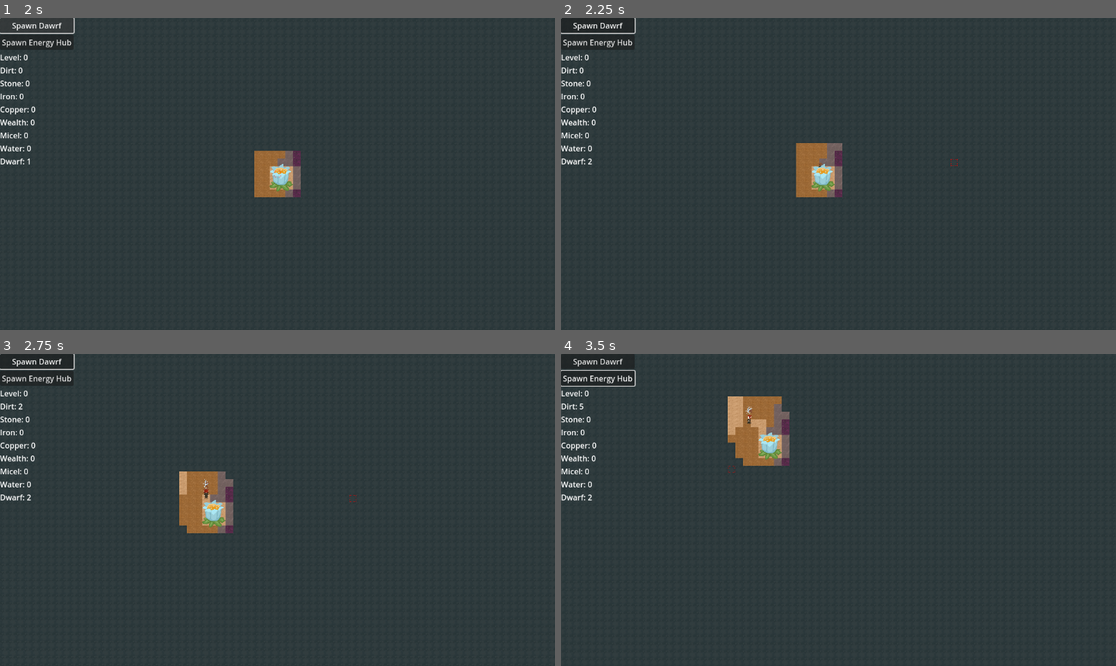
Above: before the commit, frames 1-4 (two rows, left to right).
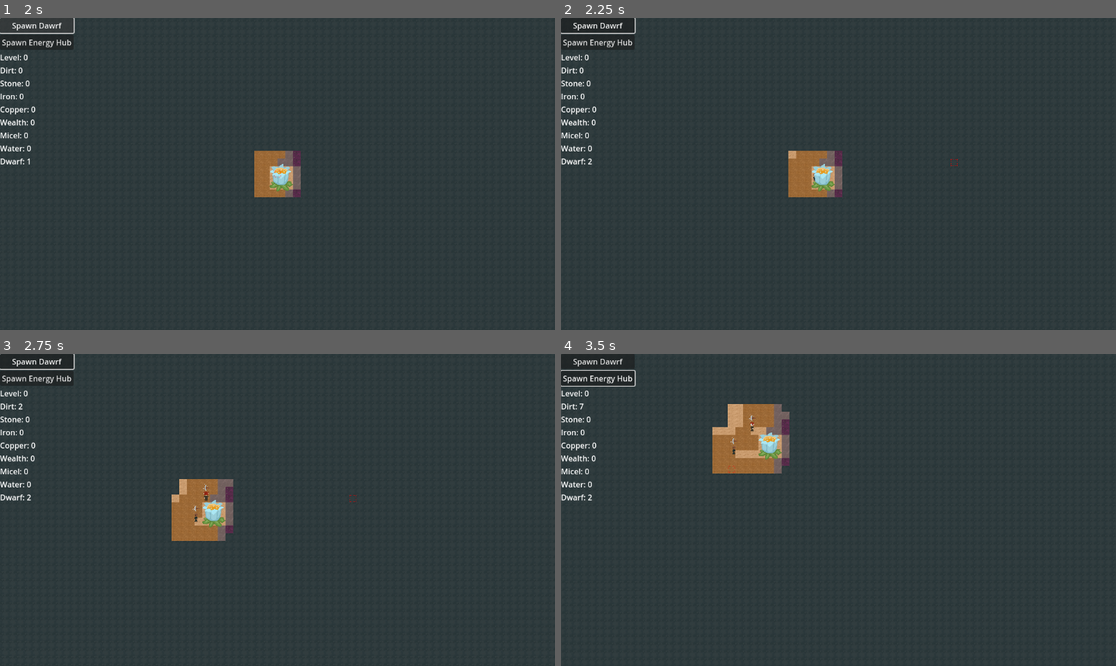
Above: after the commit, the same moments.

Repository: themoonforge/evergrove
Game: Godot game, scene res://world.tscn
Same seed, same stepped clock (60 frames per second), same inputs: the game is played once before the commit and once after it.
Inputs (mouse positions are in pixels of both pictures, inside the frame that each line leads up to):
- Up to frame 1 (2 s): click "Spawn Energy Hub" at 0.5 s; click "Spawn Dawrf" at 1.25 s
- Up to frame 2 (2.25 s): tap Enter at 2 s; move the mouse to (960, 158) at 2.02 s; hold Right (ui_right) from 2.03 s (still down); tap G at 2.1 s; click (960, 158) at 2.17 s
- Up to frame 3 (2.75 s): keep holding Right (ui_right)
- Up to frame 4 (3.5 s): move the mouse to (727, 525) at 2.77 s; release Right (ui_right) at 2.78 s; hold Down (ui_down) from 2.78 s (still down); tap Q at 2.85 s

Frame 1 is identical in both runs. In frame 2, 0.4% of the frame differs, in the area x 40-51%, y 40-58%; in frame 3, 0.8%; in frame 4, 1.3%, in the area x 3-40%, y 13-39%.
Error in both runs: Trying to assign value of type 'Nil' to a variable of type 'Vector2'. (res://world.gd:256)

Commit message:
feat(AI): awareness of energy hubs
Also includes refactoring from `Vector3` to `Location` data structure

Diff:
--- a/evergrove/AI/agent.gd
+++ b/evergrove/AI/agent.gd
@@ -43,14 +43,14 @@
 	return true
 
 func _on_ai_tick():
-	print(str(self.name) + " received AI tick event")
+	#print(str(self.name) + " received AI tick event")
 	if energy > 0:
 		energy -= 1
 	print(str(self.name) + " energy is now " + str(energy))
 	if energy <= 30 and not recharge_energy_queued:
 		print(str(self.name) + " has low energy, queueing sleep task")
 		# TODO: get closest free bed position from hivemind
-		var task:Task = Task.create(ai_globals.TASK_TYPE.SLEEP, "Sleep to recharge energy", 0, Vector3.ZERO)
+		var task:Task = Task.create(ai_globals.TASK_TYPE.SLEEP, "Sleep to recharge energy", 0, ai_globals.hivemind.get_nearest_energy_hub_location(ai_globals.Location.create(Vector2i(self.get_parent().current_position.x,self.get_parent().current_position.y), self.get_parent().current_level)))
 		# TODO: check if task queue is full, if yes send last task back to hivemind and add new sleep task
 		if tasks.size() == MAX_TASKS:
 			ai_globals.hivemind.add_task(tasks.pop_back())
@@ -69,7 +69,7 @@
 			ai_globals.hivemind.add_task(tasks.pop_front())
 		# add sleep task in case we somehow skipped the low energy threshold trigger which normally creates it
 		if not recharge_energy_queued:
-			self.tasks.append(Task.create(ai_globals.TASK_TYPE.SLEEP, "Sleep to recharge energy", 0, Vector3.ZERO))
+			self.tasks.append(Task.create(ai_globals.TASK_TYPE.SLEEP, "Sleep to recharge energy", 0, ai_globals.hivemind.get_nearest_energy_hub_location(ai_globals.Location.create(Vector2i(self.get_parent().current_position.x,self.get_parent().current_position.y), self.get_parent().current_level))))
 			recharge_energy_queued = true
 			if registered_as_taskless:
 				ai_globals.AGENT_NO_LONGER_TASKLESS.emit(self)
@@ -86,9 +86,8 @@
 	match tasks.front().type:
 		ai_globals.TASK_TYPE.MOVE_TO:
 			# TODO: do not use Vec3 distance or +- 1 layer might falsely trigger target reached
-			print("Distance to target "+str(Vector3(self.get_parent().current_position.x, self.get_parent().current_position.y, self.get_parent().current_level).distance_to(tasks.front().location)))
-			if Vector3(self.get_parent().current_position.x, self.get_parent().current_position.y, self.get_parent().current_level).distance_to(tasks.front().location) > 1.0 and not working_on_task:
-				self.get_parent().walk_to(Vector2(tasks.front().location.x, tasks.front().location.y), tasks.front().location.z)
+			if Vector3(self.get_parent().current_position.x, self.get_parent().current_position.y, self.get_parent().current_level).distance_to(Vector3(tasks.front().location.coordinates.x, tasks.front().location.coordinates.y, tasks.front().location.layer)) > 1.0 and not working_on_task:
+				self.get_parent().walk_to(Vector2(tasks.front().location.coordinates.x, tasks.front().location.coordinates.y), tasks.front().location.layer)
 				print("Agent "+str(self)+" moving to task location "+str(tasks.front().location))
 				working_on_task = true
 			else:
@@ -96,8 +95,8 @@
 				print("Agent "+str(self)+" reached task location")
 				working_on_task = false
 		ai_globals.TASK_TYPE.SLEEP:
-			if Vector3(self.get_parent().current_position.x, self.get_parent().current_position.y, self.get_parent().current_level).distance_to(tasks.front().location) > 1.0 and not working_on_task:
-				self.get_parent().walk_to(Vector2(tasks.front().location.x, tasks.front().location.y), tasks.front().location.z)
+			if Vector3(self.get_parent().current_position.x, self.get_parent().current_position.y, self.get_parent().current_level).distance_to(Vector3(tasks.front().location.coordinates.x, tasks.front().location.coordinates.y, tasks.front().location.layer)) > 1.0 and not working_on_task:
+				self.get_parent().walk_to(Vector2(tasks.front().location.coordinates.x, tasks.front().location.coordinates.y), tasks.front().location.layer)
 				print("Agent "+str(self)+" moving to task location "+str(tasks.front().location))
 				working_on_task = true
 			else:
--- a/evergrove/AI/ai_globals.gd
+++ b/evergrove/AI/ai_globals.gd
@@ -11,7 +11,7 @@
 signal PROCESS_TICK()
 signal AGENT_WITHOUT_TASK(agent:Agent)
 signal AGENT_NO_LONGER_TASKLESS(agent:Agent)
-#signal ENERGY_HUB_SPAWNED(energy_hub:EnergyHub)
+signal ENERGY_HUB_SPAWNED(energy_hub:EnergyHub)
 
 enum TASK_TYPE {
 	MOVE_TO,
--- a/evergrove/AI/hivemind.gd
+++ b/evergrove/AI/hivemind.gd
@@ -4,6 +4,7 @@
 var task_queue: Array[Task]
 var agents:Array[Agent]
 var taskless_agents:Array[Agent]
+var energyhubs:Array[EnergyHub]
 
 # Called when the node enters the scene tree for the first time.
 func _ready() -> void:
@@ -11,6 +12,7 @@
 	ai_globals.connect("AGENT_CREATED", _on_agent_created)
 	ai_globals.connect("AGENT_WITHOUT_TASK", _on_agent_without_task)
 	ai_globals.connect("AGENT_NO_LONGER_TASKLESS", _remove_taskless_agent)
+	ai_globals.connect("ENERGY_HUB_SPAWNED", _add_energy_hub)
 	add_child(AI_Timer.new())
 	ai_globals.hivemind = self
 	print("AI hivemind ready")
@@ -19,7 +21,7 @@
 	print("Registered agent " + str(agent.name) + " at hivemind")
 	agents.append(agent)
 	# debug: random movement task without layer change
-	task_queue.append(Task.create(ai_globals.TASK_TYPE.MOVE_TO,"Move to random position", 0, Vector3(randf_range(-10,10),randf_range(-10,10), 0)))
+	task_queue.append(Task.create(ai_globals.TASK_TYPE.MOVE_TO,"Move to random position", 0, ai_globals.Location.create(Vector2i(randi_range(-10,10),randi_range(-10,10)), 0)))
 	print("Added random move task to hivemind queue")
 
 # TODO: create registry of unemployed agents
@@ -38,6 +40,12 @@
 	assert(agent in taskless_agents, "State mismatch. Agent  not found in taskless array.")
 	taskless_agents.erase(agent)
 	print("Removed "+str(agent)+" from taskless registry")
+
+func _add_energy_hub(hub:EnergyHub):
+	assert(hub not in energyhubs, "State mismatch. Energy hub already known by hivemind.")
+	assert(hub.location != null, "Energy hub is missing a location")
+	energyhubs.append(hub)
+	print("Hivemind registered new energy hub "+str(hub))
 
 func transfer_task_to_agent(task: Task, agent: Agent) -> bool:
 	if not agent.assign_task(task):
@@ -59,4 +67,10 @@
 		return taskless_agents.front()
 	return null
 
-# TODO: management of global AI objects
+func get_nearest_energy_hub_location(agent_location:ai_globals.Location)->ai_globals.Location:
+	# if no energy hub exists, return map origin
+	if energyhubs.is_empty():
+		return ai_globals.Location.create(Vector2i.ZERO, 0)
+
+	# TODO: implement finding the nearest one
+	return energyhubs.front().location
--- a/evergrove/AI/task.gd
+++ b/evergrove/AI/task.gd
@@ -3,11 +3,11 @@
 var type:ai_globals.TASK_TYPE
 var description:String
 var energy_cost: int
-var location:Vector3
+var location:ai_globals.Location
 
 
 # factory pattern instead of overloading _init method
-static func create(task_type:ai_globals.TASK_TYPE, description:String, energy_cost: int=0, location:Vector3=Vector3.ZERO) -> Task:
+static func create(task_type:ai_globals.TASK_TYPE, description:String, energy_cost: int=0, location:ai_globals.Location=ai_globals.Location.create(Vector2i.ZERO, 0)) -> Task:
 	var task = Task.new()
 	task.type=task_type
 	task.description=description
--- a/evergrove/gui.gd
+++ b/evergrove/gui.gd
@@ -46,6 +46,8 @@
 	var energy_hub = preload("res://hubs/EnergyHub.tscn").instantiate()
 	hub_container.add_child(energy_hub)
 	energy_hub.position = dungeon_layer.map_to_local(position) # TODO convert to map position
+	energy_hub.location = ai_globals.Location.create(Vector2i(position.x,position.y), dungeon_layer.level)
+	energy_hub.register_with_hivemind()
 	#energy_hub.current_dungeon_layer = dungeon_layer
 
 # Setter methods for label members
--- a/evergrove/hubs/EnergyHub.tscn
+++ b/evergrove/hubs/EnergyHub.tscn
@@ -1,9 +1,11 @@
-[gd_scene load_steps=2 format=3 uid="uid://bg0bvcv1syb6l"]
+[gd_scene load_steps=3 format=3 uid="uid://bg0bvcv1syb6l"]
 
 [ext_resource type="Texture2D" uid="uid://r0w6xdm2g5uy" path="res://hubs/energy_hub.png" id="1_b0o8b"]
+[ext_resource type="Script" path="res://hubs/energy_hub.gd" id="1_kijkd"]
 
 [node name="EnergyHub" type="Node2D"]
 texture_filter = 1
+script = ExtResource("1_kijkd")
 
 [node name="Sprite2D" type="Sprite2D" parent="."]
 texture = ExtResource("1_b0o8b")
--- /dev/null
+++ b/evergrove/hubs/energy_hub.gd
@@ -0,0 +1,15 @@
+class_name EnergyHub extends Node2D
+
+var location:ai_globals.Location
+
+# Called when the node enters the scene tree for the first time.
+func _ready() -> void:
+	pass # Replace with function body.
+
+func register_with_hivemind():
+	ai_globals.ENERGY_HUB_SPAWNED.emit(self)
+
+
+# Called every frame. 'delta' is the elapsed time since the previous frame.
+func _process(delta: float) -> void:
+	pass
